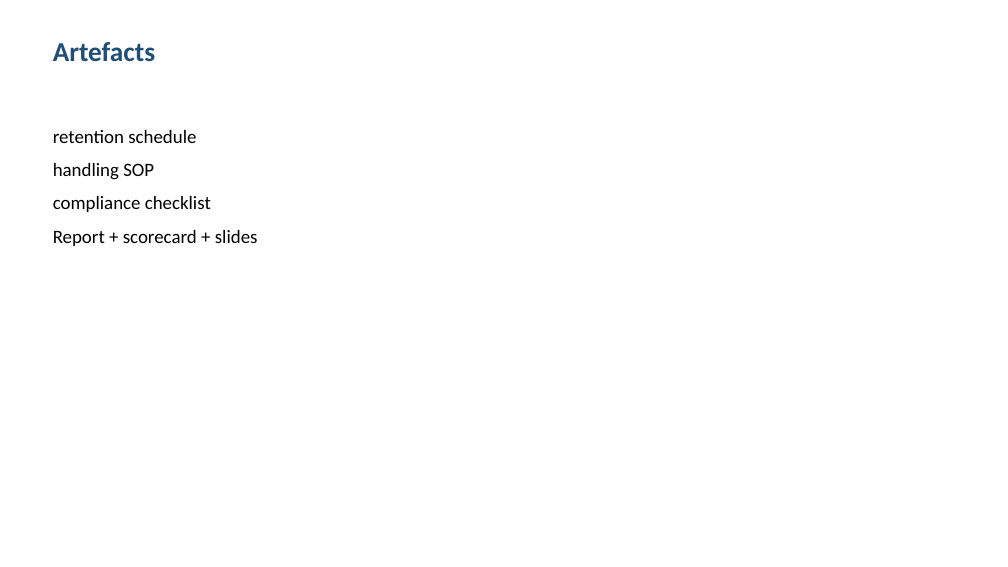
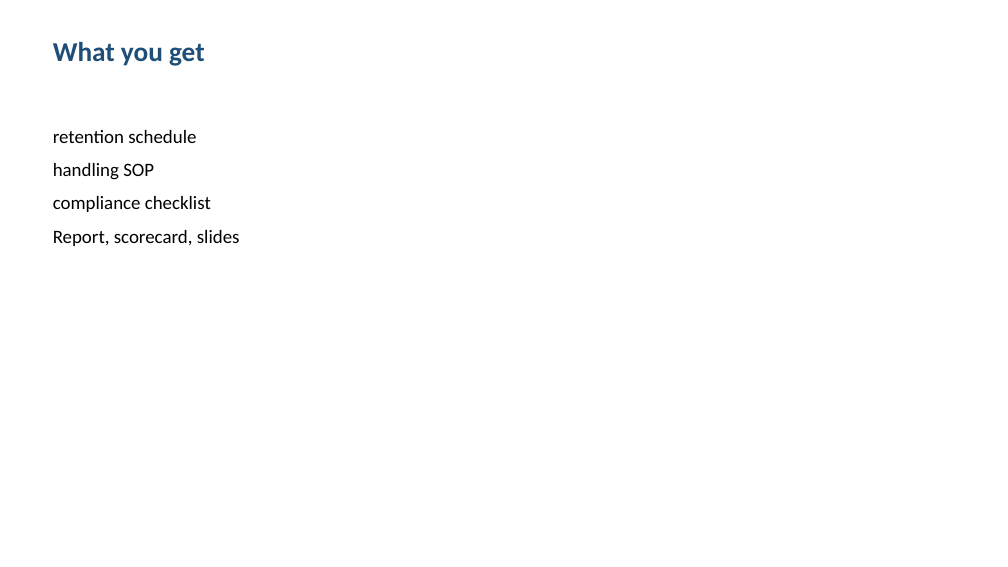
Before and after one commit to shohrabniaz/digital-records-retention-framework, a slide deck: slide 3 of Final_Submission/02_Presentation.pptx. Drawn at 1008x567 pixels with LibreOffice and Linux fonts; fonts in the diff are those of the drawing. Boxes give left, top, right and bottom in pixels: in the first picture for what was removed or moved away, otherwise in the second. Text is boxed around its words. In the diff, an @@ line names an element or a change of style, - is before the commit and + after.

```diff
--- a/Final_Submission/02_Presentation.pptx
+++ b/Final_Submission/02_Presentation.pptx
@@ text at [53,42,205,66]: text changed @@
-Artefacts
+What you get
@@ text at [53,230,240,246]: text changed @@
-Report + scorecard + slides
+Report, scorecard, slides
```
Also in this commit, not shown: 3 other slides changed, 12 other files.
